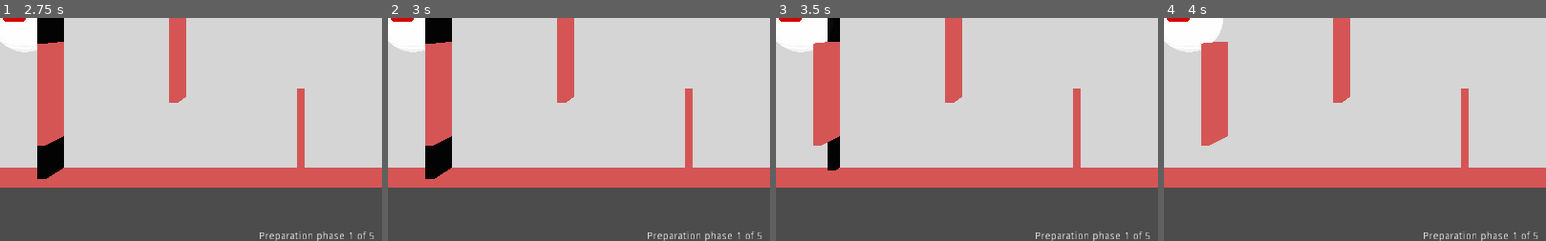
Above: before the commit, frames 1-4 (left to right).
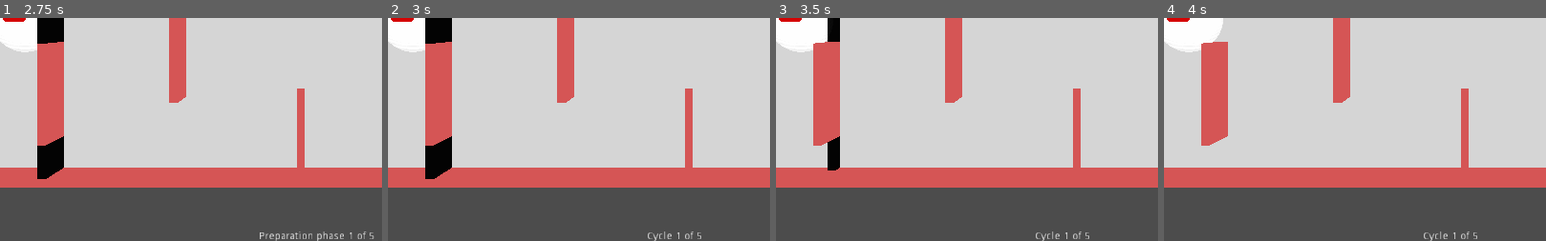
Above: after the commit, the same moments.

Repository: lizrad/fpspf
Game: Godot game, scene res://World.tscn
The game is run twice, just before and just after one commit, with the same random seed, the same clock (stepped at 60 frames per second) and the same inputs.
Inputs:
- Up to frame 1 (2.75 s): tap Enter at 0.5, 2 s; tap Space at 1.25 s
- Up to frame 2 (3 s): tap Space at 2.75 s
- Up to frame 3 (3.5 s): no input
- Up to frame 4 (4 s): no input
The pictures show only the part of the screen within x 11-61%, y 50-100%; the shares and areas given below are measured in that part.

Frame 1 is identical in both runs. In frame 2, 0.4% of the frame differs, in the area x 68-98%, y 95-100%; in frame 3, 0.4%; in frame 4, 0.4%.

Commit message:
Add correct gamestate succession

Diff:
--- a/Players/Player.gd
+++ b/Players/Player.gd
@@ -39,6 +39,8 @@
 
 
 func _physics_process(delta):
+	if not visible:
+		return
 	var input = get_normalized_input("player_move")
 	var movement_input_vector = Vector3(input.y, 0.0, -input.x)
 
--- a/Players/PlayerManager.gd
+++ b/Players/PlayerManager.gd
@@ -28,12 +28,18 @@
 func _set_pawn_material(mesh : MeshInstance, material : Resource) -> void:
 	mesh.set_surface_material(0, material)
 
+func toggle_active_player(active: bool) ->void:
+	active_player.visible = active
+
+func reset_all_children() ->void:
+	for child in get_children():
+		child.reset()
+
 
 func convert_active_to_ghost():
 	var movement_record = active_player.movement_records
 
-	for child in get_children():
-		child.reset()
+	reset_all_children()
 
 	var new_ghost = ghost_player_scene.instance()
 	new_ghost.movement_record = movement_record
--- a/World.gd
+++ b/World.gd
@@ -2,6 +2,7 @@
 
 export var time_cycle := 10.0 # total round time in seconds
 export var time_prep := 5.0 # time, before the round starts
+export var replay_speed := 1.0 # timescale of the replay
 export var win_score := 5 # needed score to win game
 export var num_cycles := 5 # max cycles for one game
 
@@ -21,13 +22,7 @@
 		_scores.append(0)
 		var attacker = player_manager.active_player.get_node("Attacker")
 		attacker.connect("shot_bullet", $HUD, "consume_bullet", [player_manager.player_id])
-	match _current_gamestate:
-		Gamestate.PREP:
-			time_left = time_prep + 1
-		Gamestate.GAME:
-			time_left = time_cycle + 1
-		Gamestate.REPLAY:
-			time_left = time_cycle + 1
+		time_left = time_prep + 1
 
 	$HUD.set_time(time_left)
 	$HUD.set_cycle(cycle)
@@ -41,7 +36,7 @@
 	$HUD.set_time(time_left)
 
 	if time_left <= 0:
-		restart()
+		next_gamestate()
 
 
 # used to restart level:
@@ -50,34 +45,41 @@
 # 	- reset player move list
 # 	- reset player starting point
 # 	- restarting level time
-func restart():
+func next_gamestate():
+	print("Switching gamestate from "+Gamestate.keys()[_current_gamestate]+" to "+Gamestate.keys()[(_current_gamestate+1)%Gamestate.size()])
 	match _current_gamestate:
 		Gamestate.GAME:
-			print("start preparation")
-			_current_gamestate = Gamestate.PREP
-			$HUD.set_prep_time(true)
-			time_left = time_prep +1
+			#prepare for replay
+			time_left = time_cycle +1
+			for player_manager in $PlayerManagers.get_children():
+				player_manager.convert_active_to_ghost()
+				player_manager.toggle_active_player(false)
+			$HUD.set_prep_time(false)
+		Gamestate.PREP:
+			#prepare for play
+			time_left = time_cycle +1
+			$HUD.set_prep_time(false)
+			$LevelManager.open_doors()
+		Gamestate.REPLAY:
+			#prepare for prep
 			# update cycle -> game over if reached num_cycles
 			cycle += 1
 			if (cycle > num_cycles):
 				print("game over -> cycles")
 				get_tree().quit()
 			$HUD.set_cycle(cycle)
-
+			$HUD.reload_ammo()
 			# starting preparation cycle
 			$LevelManager.close_doors()
-			$HUD.reload_ammo()
 			for player_manager in $PlayerManagers.get_children():
-				player_manager.convert_active_to_ghost()
 				var attacker = player_manager.active_player.get_node("Attacker")
 				attacker.reload(player_manager.active_player.ranged_attack_type)
-		Gamestate.PREP:
-			print("start cycle")
-			_current_gamestate = Gamestate.GAME
-			time_left = time_cycle +1
-			$LevelManager.open_doors()
-		Gamestate.REPLAY:
-			$HUD.set_prep_time(false)
+				player_manager.toggle_active_player(true)
+				player_manager.reset_all_children()
+			time_left = time_prep +1
+			$HUD.set_prep_time(true)
+
+	_current_gamestate = (_current_gamestate+1)%Gamestate.size();
 
 	for id in _scores.size():
 		_set_score(id, 0)
@@ -104,7 +106,7 @@
 	print("active player died: " + str(playerManger.player_id))
 	_update_score(playerManger.player_id)
 
-	restart()
+	next_gamestate()
 
 
 # a ghost clone of one player died:
